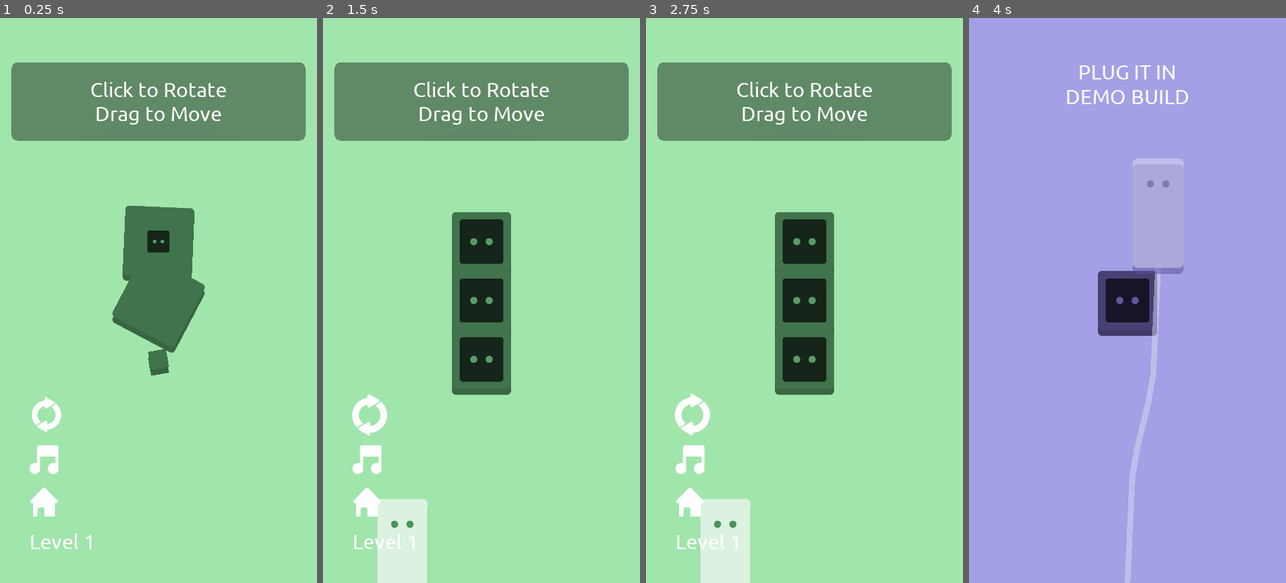
Above: before the commit, frames 1-4 (left to right).
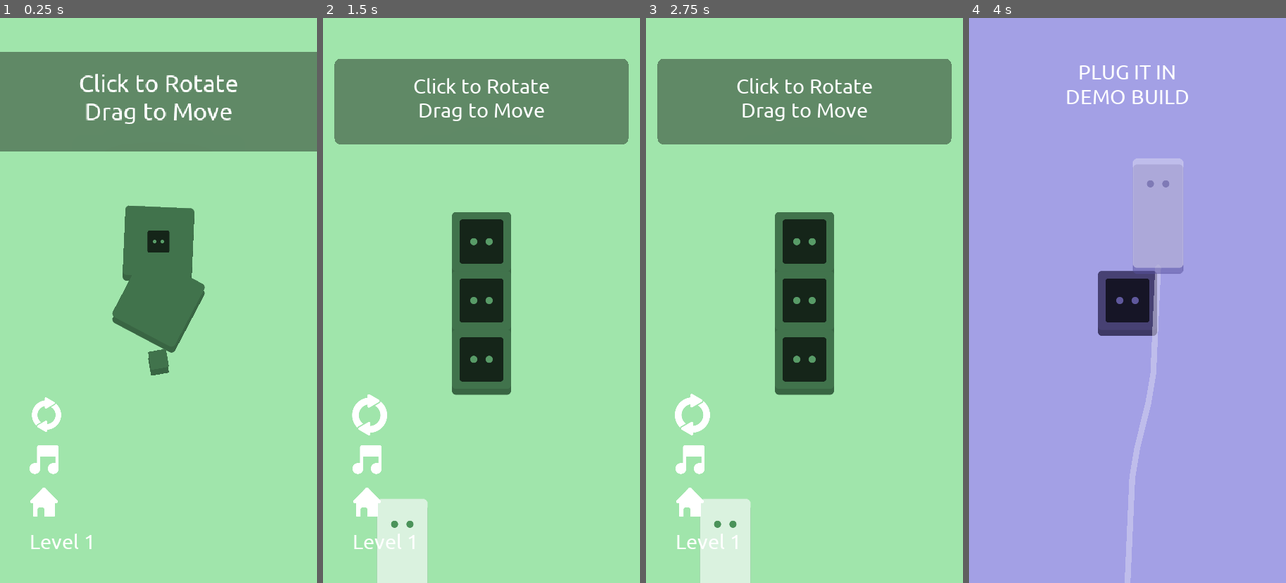
Above: after the commit, the same moments.

Repository: unSAME-Studio/ProjectOutlet
Game: Godot game, scene res://scenes/Main.tscn
Two runs of this game, one before a commit and one after it. Both use one fixed random seed, a clock stepped at 60 frames per second and the inputs below. This scene is started directly instead of the project's main scene.
Inputs (mouse positions are in pixels of both pictures, inside the frame that each line leads up to):
- Up to frame 1 (0.25 s): no input
- Up to frame 2 (1.5 s): click (370, 413) at 0.5 s; click (370, 413) at 1.25 s
- Up to frame 3 (2.75 s): click (693, 413) at 2 s
- Up to frame 4 (4 s): click (1013, 503) at 2.75 s; drag from (1127, 419) to (1159, 176) at 3.52 s

The runs differ from the first frame. In frame 1, 6.2% of the frame differs, in the area x 0-100%, y 6-24%; in frame 2, 2.1%; in frame 3, 2.1%; in frame 4, nothing differs.

Commit message:
Main Animation Update

Diff:
--- a/scenes/Main.gd
+++ b/scenes/Main.gd
@@ -9,6 +9,7 @@
 	if Global.current_level_data.has("hint"):
 		$CanvasLayer/Control/Hint.show()
 		$CanvasLayer/Control/Hint/PanelContainer/MarginContainer/RichTextLabel.set_bbcode(Global.current_level_data["hint"])
+		$CanvasLayer/Control/AnimationPlayer.play("hint")
 
 	# set state of music btn
 	if AudioServer.is_bus_mute(AudioServer.get_bus_index("Music")):
@@ -33,8 +34,9 @@
 
 		yield(get_tree().create_timer(0.2), "timeout")
 
-	yield(get_tree().create_timer(0.7), "timeout")
+	yield(get_tree().create_timer(0.4), "timeout")
 	$"CanvasLayer/Control/OverScreen/PanelContainer".show()
+	$CanvasLayer/Control/AnimationPlayer.play("complete")
 
 
 func _on_RestartButton_pressed():
--- a/scenes/Main.tscn
+++ b/scenes/Main.tscn
@@ -24,8 +24,52 @@
 region = Rect2( 0, 0, 190, 201 )
 margin = Rect2( 60, 60, 120, 120 )
 
+[sub_resource type="Animation" id=5]
+length = 0.001
+tracks/0/type = "value"
+tracks/0/path = NodePath("OverScreen/PanelContainer:rect_scale")
+tracks/0/interp = 1
+tracks/0/loop_wrap = true
+tracks/0/imported = false
+tracks/0/enabled = true
+tracks/0/keys = {
+"times": PoolRealArray( 0 ),
+"transitions": PoolRealArray( 1 ),
+"update": 0,
+"values": [ Vector2( 0.311, 1 ) ]
+}
+
 [sub_resource type="Animation" id=3]
+resource_name = "complete"
+length = 0.5
+tracks/0/type = "value"
+tracks/0/path = NodePath("OverScreen/PanelContainer:rect_scale")
+tracks/0/interp = 1
+tracks/0/loop_wrap = true
+tracks/0/imported = false
+tracks/0/enabled = true
+tracks/0/keys = {
+"times": PoolRealArray( 0, 0.3, 0.5 ),
+"transitions": PoolRealArray( 0.5, 2, 1 ),
+"update": 0,
+"values": [ Vector2( 0, 0 ), Vector2( 1.2, 1.2 ), Vector2( 1, 1 ) ]
+}
+
+[sub_resource type="Animation" id=6]
 resource_name = "hint"
+length = 0.5
+tracks/0/type = "value"
+tracks/0/path = NodePath("Hint/PanelContainer:rect_scale")
+tracks/0/interp = 1
+tracks/0/loop_wrap = true
+tracks/0/imported = false
+tracks/0/enabled = true
+tracks/0/keys = {
+"times": PoolRealArray( 0, 0.3, 0.5 ),
+"transitions": PoolRealArray( 0.5, 2, 1 ),
+"update": 0,
+"values": [ Vector2( 0, 0 ), Vector2( 1.2, 1.2 ), Vector2( 1, 1 ) ]
+}
 
 [node name="Main" type="Node"]
 script = ExtResource( 1 )
@@ -49,10 +93,13 @@
 
 [node name="PanelContainer" type="PanelContainer" parent="CanvasLayer/Control/Hint"]
 material = SubResource( 2 )
-margin_left = 540.0
-margin_top = 284.0
-margin_right = 540.0
-margin_bottom = 284.0
+margin_left = 40.0
+margin_top = 139.0
+margin_right = 1040.0
+margin_bottom = 429.0
+rect_min_size = Vector2( 1000, 290 )
+rect_scale = Vector2( 1e-05, 1e-05 )
+rect_pivot_offset = Vector2( 500, 145 )
 mouse_filter = 2
 theme = ExtResource( 5 )
 
@@ -81,19 +128,23 @@
 visible = false
 anchor_right = 1.0
 anchor_bottom = 1.0
+margin_bottom = -0.00146484
 
 [node name="PanelContainer" type="PanelContainer" parent="CanvasLayer/Control/OverScreen"]
 visible = false
 material = SubResource( 2 )
 margin_left = 540.0
-margin_top = 960.0
+margin_top = 959.0
 margin_right = 540.0
-margin_bottom = 960.0
+margin_bottom = 959.0
+rect_scale = Vector2( 0.311, 1 )
+rect_pivot_offset = Vector2( 330, 317.5 )
 theme = ExtResource( 5 )
 
 [node name="MarginContainer" type="MarginContainer" parent="CanvasLayer/Control/OverScreen/PanelContainer"]
 margin_right = 660.0
-margin_bottom = 554.0
+margin_bottom = 635.0
+rect_pivot_offset = Vector2( 330, 317.5 )
 custom_constants/margin_right = 30
 custom_constants/margin_top = 30
 custom_constants/margin_left = 30
@@ -103,28 +154,28 @@
 margin_left = 30.0
 margin_top = 30.0
 margin_right = 630.0
-margin_bottom = 524.0
+margin_bottom = 605.0
 alignment = 1
 
 [node name="Tag" type="RichTextLabel" parent="CanvasLayer/Control/OverScreen/PanelContainer/MarginContainer/VBoxContainer"]
 margin_right = 600.0
-margin_bottom = 377.0
+margin_bottom = 458.0
 rect_min_size = Vector2( 600, 0 )
 size_flags_vertical = 6
 theme = ExtResource( 5 )
 bbcode_enabled = true
 bbcode_text = "[center][img]res://arts/anti_plug_one.png[/img][/center]
-[center]Everyone is happy![/center]
+[wave amp=200 freq=1][center]everyone is happy![/center][/wave]
 "
 text = "
-Everyone is happy!
+everyone is happy!
 "
 fit_content_height = true
 
 [node name="HBoxContainer" type="HBoxContainer" parent="CanvasLayer/Control/OverScreen/PanelContainer/MarginContainer/VBoxContainer"]
-margin_top = 381.0
+margin_top = 462.0
 margin_right = 600.0
-margin_bottom = 494.0
+margin_bottom = 575.0
 
 [node name="Home" type="Button" parent="CanvasLayer/Control/OverScreen/PanelContainer/MarginContainer/VBoxContainer/HBoxContainer"]
 margin_right = 113.0
@@ -148,10 +199,12 @@
 size_flags_horizontal = 3
 theme = ExtResource( 5 )
 enabled_focus_mode = 0
-text = "Next"
+text = "next"
 
 [node name="AnimationPlayer" type="AnimationPlayer" parent="CanvasLayer/Control"]
-anims/hint = SubResource( 3 )
+anims/RESET = SubResource( 5 )
+anims/complete = SubResource( 3 )
+anims/hint = SubResource( 6 )
 
 [node name="UI" type="MarginContainer" parent="CanvasLayer/Control"]
 anchor_top = 1.0
Not shown: 1 places in scenes/Main.tscn that only renumber resources
